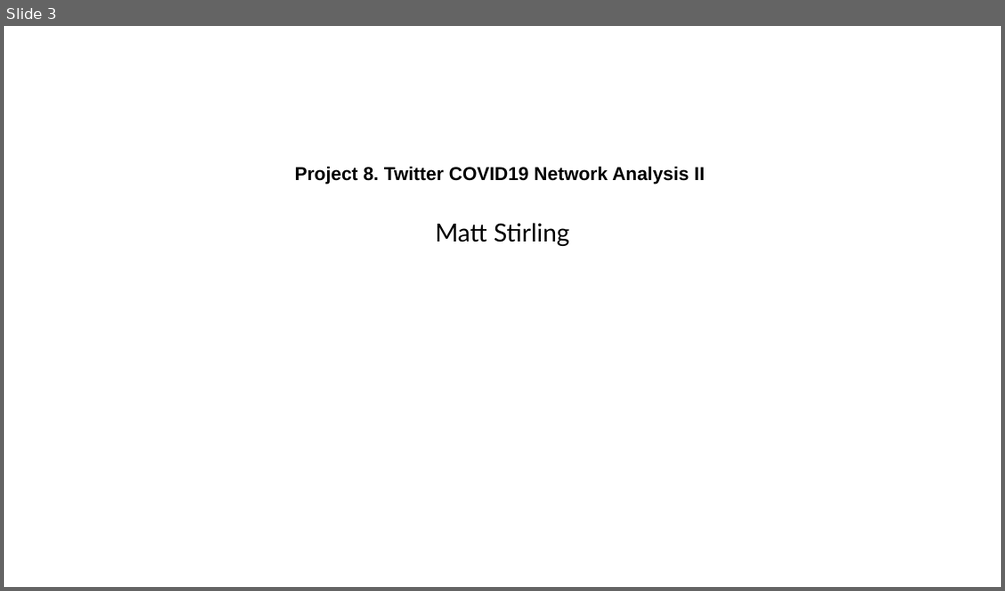
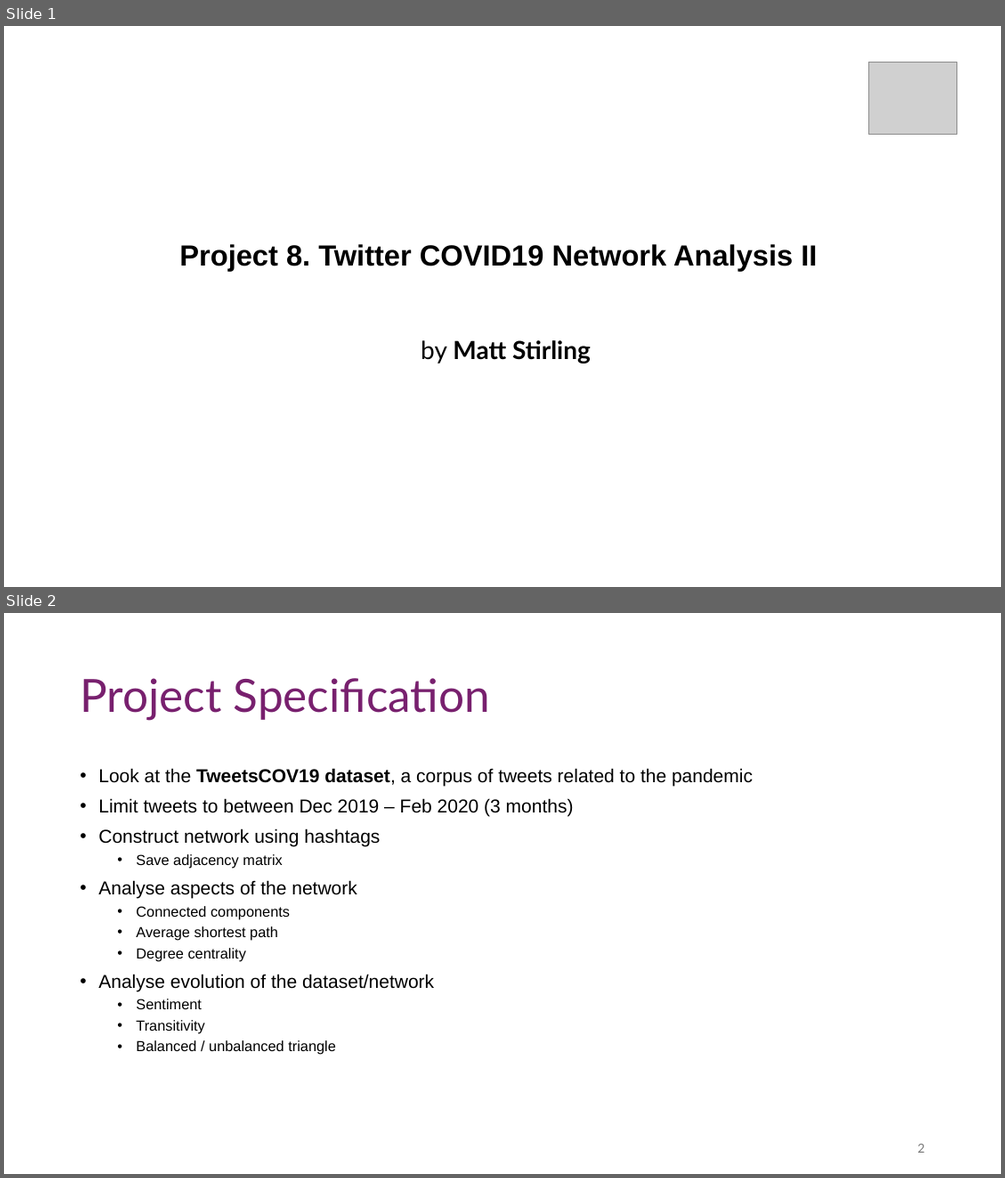
Before and after one commit to MattThePerson/SNA_Project_2024, a slide deck: Project Materials/Semiar Presentation.pptx. Shown one above the other, each under a label of ours: slide 3 before the commit, slides 1 and 2 after it. The pictures are 1005x591 and 1005x1178 pixels, drawn with LibreOffice and Linux fonts; fonts in the diff are those of the drawing; grey boxes stand for pictures. Boxes give left, top, right and bottom in pixels: in the first picture for what was removed or moved away, otherwise in the second. Text is boxed around its words. In the diff, an @@ line names an element or a change of style, - is before the commit and + after.

```diff
--- a/Project Materials/Semiar Presentation.pptx
+++ b/Project Materials/Semiar Presentation.pptx
@@ slide 2 added at box(4, 613, 1001, 1174), background #FFFFFF @@
@@ title added at box(80, 678, 490, 720), 44 pt, text #78206E @@
+Project Specification
@@ text added at box(98, 768, 752, 1054), 18 pt, text #000000 @@
+• Look at the TweetsCOV19 dataset, a corpus of tweets related to the pandemic
+• Limit tweets to between Dec 2019 – Feb 2020 (3 months)
+• Construct network using hashtags
+  • Save adjacency matrix
+• Analyse aspects of the network
+  • Connected components
+  • Average shortest path
+  • Degree centrality
+• Analyse evolution of the dataset/network
+  • Sentiment
+  • Transitivity
+  • Balanced / unbalanced triangle
@@ page number added at box(917, 1143, 924, 1152), 12 pt, text #797979 @@
+2
@@ what was slide 3 is now slide 1 @@
@@ slide 1 changed as well @@
@@ picture added at box(868, 62, 956, 135) @@
@@ title "Project 8. Twitter COVID19 Network ...": place and size @@
-title "Project 8. Twitter COVID19 Network ..." at box(295, 166, 704, 184)
+title "Project 8. Twitter COVID19 Network ..." at box(179, 244, 817, 271)
@@ title "Project 8. Twitter COVID19 Network ..." at box(179, 244, 817, 271): size 18 to 28 pt @@
@@ subtitle at box(421, 340, 591, 363): text changed; bold on @@
-Matt Stirling
+by Matt Stirling
```
Also in this commit, not shown: 1 other slide changed, 31 other slides added, 6 slides removed.
